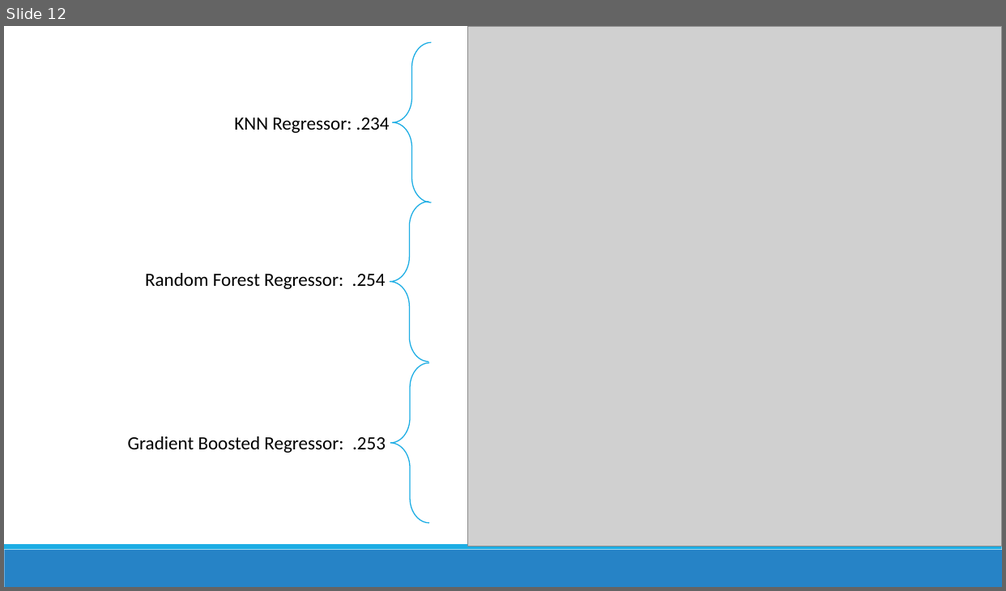
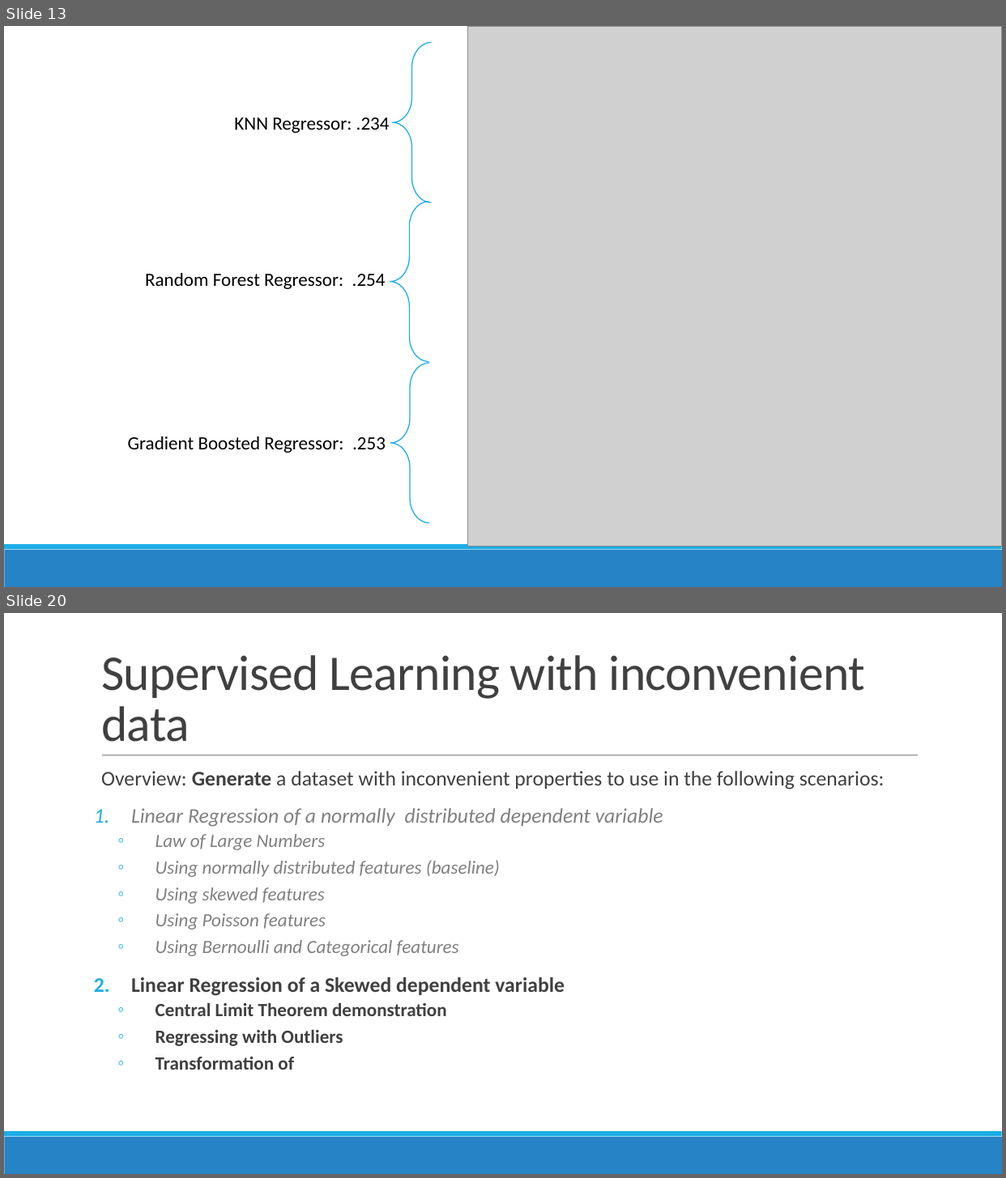
Before and after one commit to conditg/predicting-disruption, a slide deck: Capstone.pptx. Shown one above the other, each under a label of ours: slide 12 before the commit, slides 13 and 20 after it; the slides between them are not shown. The pictures are 1006x591 and 1006x1178 pixels, drawn with LibreOffice and Linux fonts; fonts in the diff are those of the drawing; grey boxes stand for pictures. Boxes give left, top, right and bottom in pixels: in the first picture for what was removed or moved away, otherwise in the second. Text is boxed around its words. In the diff, an @@ line names an element or a change of style, - is before the commit and + after.

```diff
--- a/Capstone.pptx
+++ b/Capstone.pptx
@@ slide 20 added at [4,613,1002,1174], background #FFFFFF; not listed: 2 template elements that a slide beside it also shows @@
@@ title added at [101,655,865,742], 48 pt, text #404040 @@
+Supervised Learning with inconvenient data
@@ line added from (102, 756) to (918, 756), #808080 0.5 pt @@
@@ text added at [101,771,884,1070], 18 pt, text #404040 @@
+  Overview: Generate a dataset with inconvenient properties to use in the following scenarios:
+1. Linear Regression of a normally distributed dependent variable
+  ◦ Law of Large Numbers
+  ◦ Using normally distributed features (baseline)
+  ◦ Using skewed features
+  ◦ Using Poisson features
+  ◦ Using Bernoulli and Categorical features
+2. Linear Regression of a Skewed dependent variable
+  ◦ Central Limit Theorem demonstration
+  ◦ Regressing with Outliers
+  ◦ Transformation of
@@ what was slide 12 is now slide 13 @@
```
Also in this commit, not shown: 3 slides changed, 9 other slides added, 2 other files.
